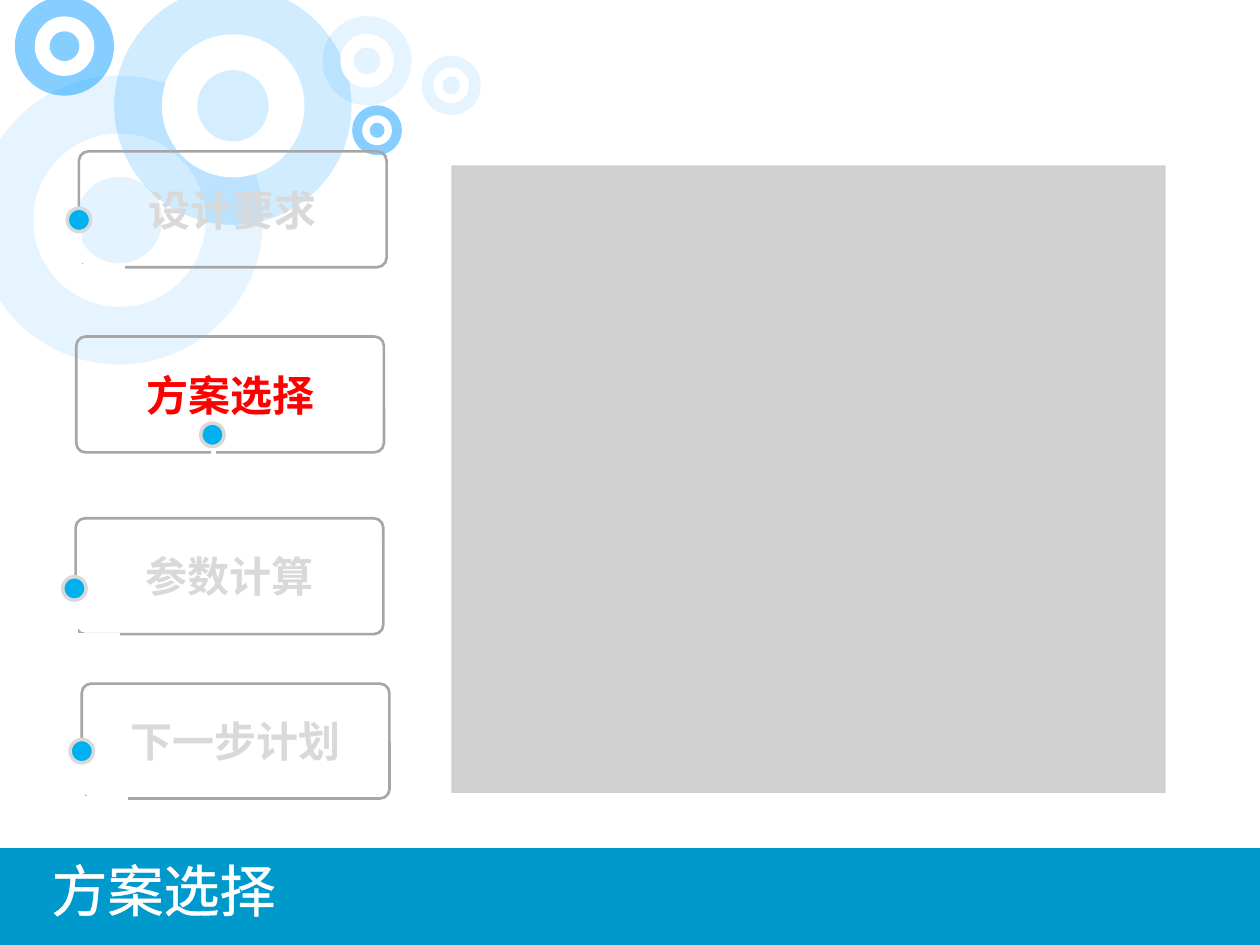
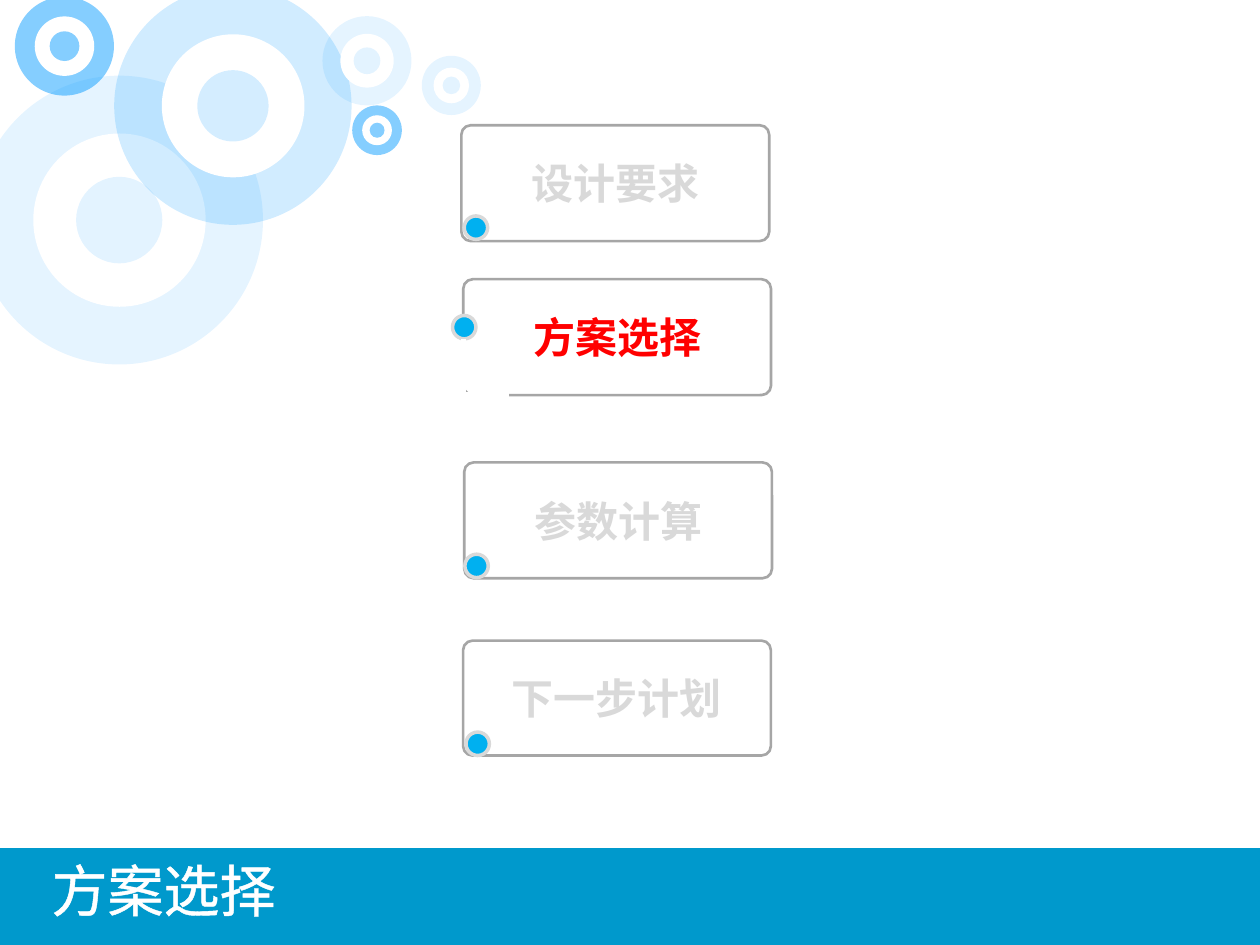
Before and after one commit to wyu0725/2MSPS-DAQ_CARD, a slide deck: slide 4 of 2M采样率双通道数据采集卡.pptx (slide 5 before the commit). Drawn at 1260x945 pixels with LibreOffice and Linux fonts; fonts in the diff are those of the drawing; grey boxes stand for pictures. Boxes give left, top, right and bottom in pixels: in the first picture for what was removed or moved away, otherwise in the second. Text is boxed around its words. In the diff, an @@ line names an element or a change of style, - is before the commit and + after.

```diff
--- a/2M采样率双通道数据采集卡.pptx
+++ b/2M采样率双通道数据采集卡.pptx
@@ rounded rectangle "设计要求": place and size @@
-rounded rectangle "设计要求" at bbox=[79, 151, 387, 267]
+rounded rectangle "设计要求" at bbox=[461, 125, 769, 241]
@@ picture removed at bbox=[451, 165, 1166, 793] @@
@@ ellipse: place and size @@
-ellipse at bbox=[67, 208, 91, 232]
+ellipse at bbox=[464, 215, 488, 239]
@@ line removed from (81, 267) to (125, 267) @@
@@ rounded rectangle "方案选择": place and size @@
-rounded rectangle "方案选择" at bbox=[77, 336, 384, 452]
+rounded rectangle "方案选择" at bbox=[464, 280, 771, 396]
@@ ellipse: place and size @@
-ellipse at bbox=[200, 423, 224, 447]
+ellipse at bbox=[452, 315, 476, 339]
@@ line moved from (79, 210) - (79, 268) to (464, 339) - (464, 397) @@
@@ line moved from (83, 799) - (129, 799) to (464, 396) - (509, 396) @@
@@ line removed from (213, 426) to (213, 484) @@
@@ line moved from (214, 481) - (258, 481) to (601, 425) - (645, 425) @@
@@ rounded rectangle "参数计算": place and size @@
-rounded rectangle "参数计算" at bbox=[76, 518, 383, 634]
+rounded rectangle "参数计算" at bbox=[464, 462, 771, 578]
@@ line moved from (76, 580) - (76, 638) to (457, 553) - (457, 611) @@
@@ ellipse: place and size @@
-ellipse at bbox=[63, 577, 87, 601]
+ellipse at bbox=[465, 554, 489, 578]
@@ line moved from (76, 635) - (121, 635) to (459, 610) - (503, 610) @@
@@ rounded rectangle "下一步计划": place and size @@
-rounded rectangle "下一步计划" at bbox=[82, 684, 389, 799]
+rounded rectangle "下一步计划" at bbox=[464, 640, 771, 755]
@@ line removed from (83, 742) to (83, 800) @@
@@ ellipse: place and size @@
-ellipse at bbox=[71, 740, 94, 764]
+ellipse at bbox=[466, 732, 490, 756]
```
Also in this commit, not shown: 11 other slides changed, 12 slides added, 5 slides removed, 6 other files.
